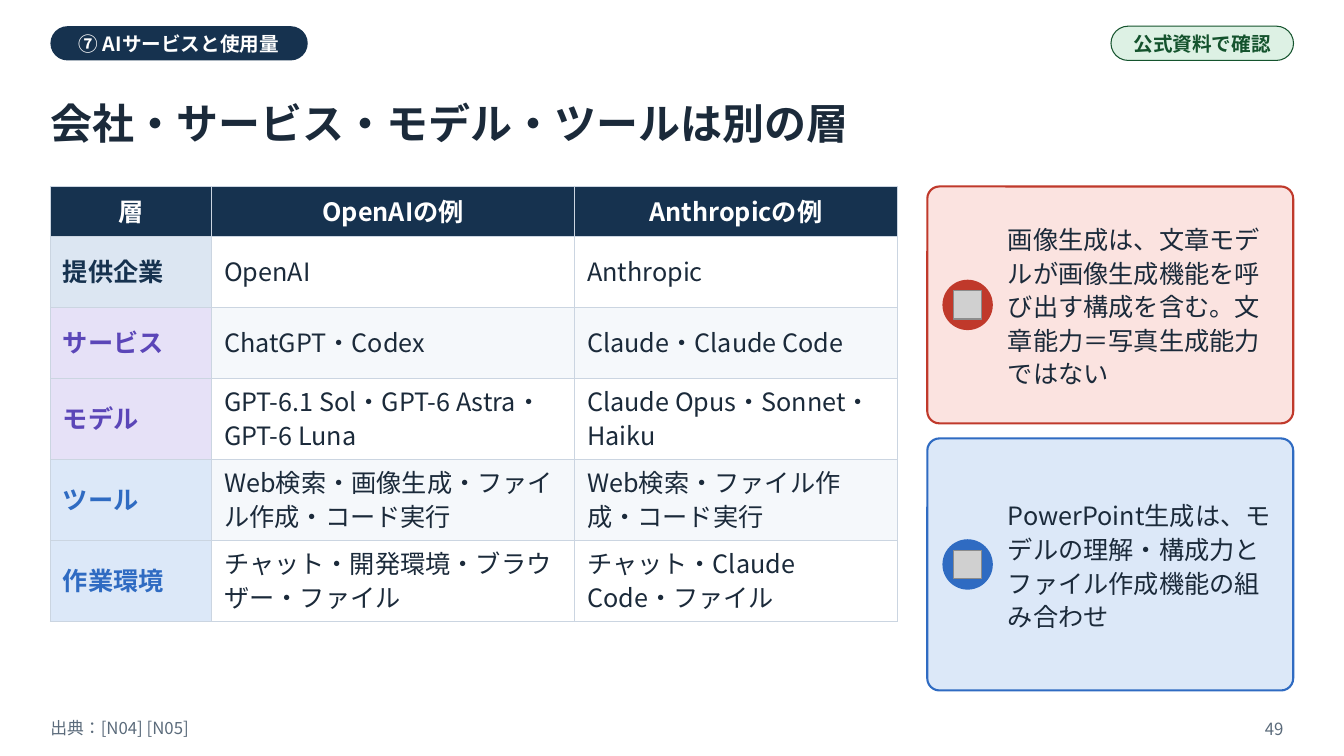
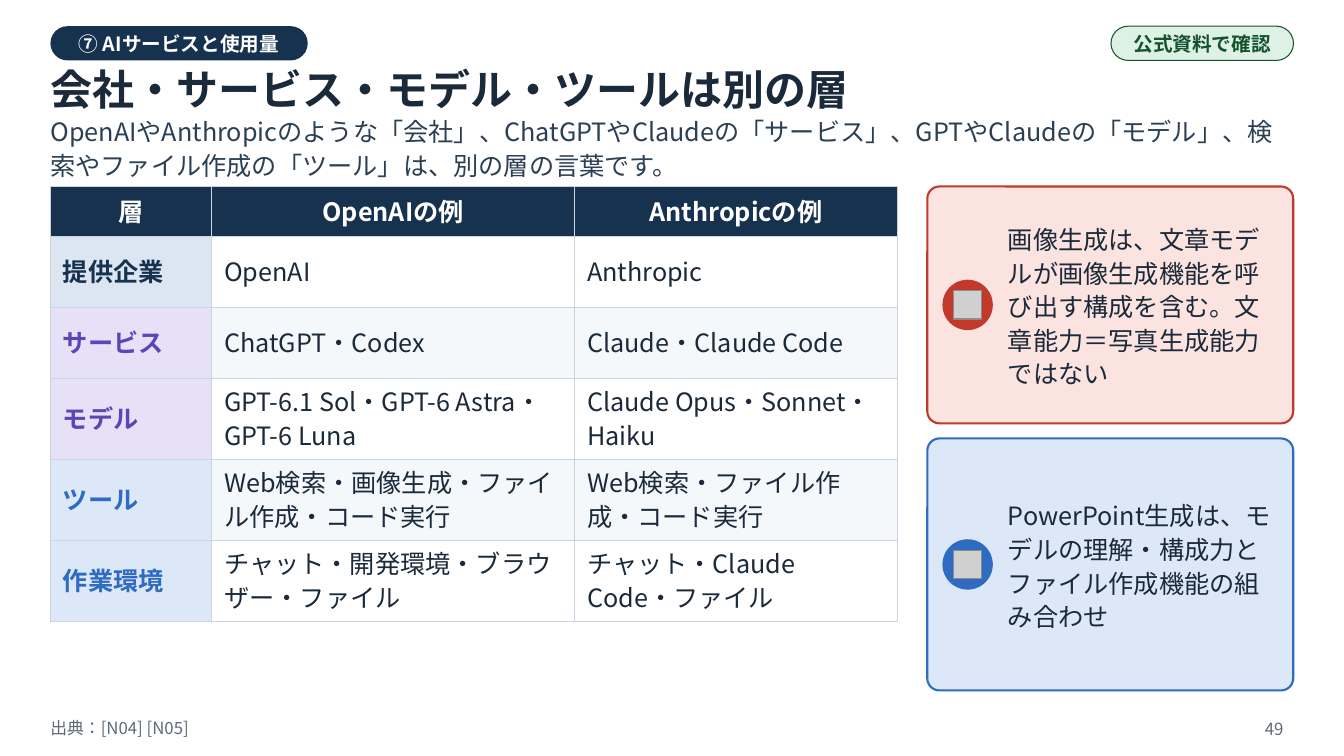
Before and after one commit to koyoy1016-gif/koyo1016, a slide deck: slide 49 of ai-infrastructure-hpe-study-deck.pptx. Drawn at 1344x756 pixels with LibreOffice and Linux fonts; fonts in the diff are those of the drawing; grey boxes stand for pictures. Boxes give left, top, right and bottom in pixels: in the first picture for what was removed or moved away, otherwise in the second. Text is boxed around its words. In the diff, an @@ line names an element or a change of style, - is before the commit and + after.

```diff
--- a/ai-infrastructure-hpe-study-deck.pptx
+++ b/ai-infrastructure-hpe-study-deck.pptx
@@ text "会社・サービス・モデル・ツールは別の層": place and size @@
-text "会社・サービス・モデル・ツールは別の層" at [50,102,848,143]
+text "会社・サービス・モデル・ツールは別の層" at [50,68,848,109]
@@ text added at [50,119,1272,177], 18 pt, text #2B3F55 @@
+OpenAIやAnthropicのような「会社」、ChatGPTやClaudeの「サービス」、GPTやClaudeの「モデル」、検索やファイル作成の「ツール」は、別の層の言葉です。
```
Also in this commit, not shown: 90 other slides changed, 17 other files.
